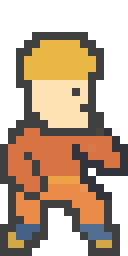
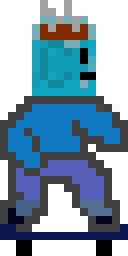
Two versions of the same layered image (128 × 256). Layer-by-layer changes:
removed layer "Layer 4" over [0, 24, 128, 256]
removed layer "Background" over [0, 0, 128, 256]
added layer "player_b2_rightmovement" above "player_b1_rightmovement" over [0, 0, 128, 256]
added layer "player_b1_rightmovement" above "player_b0_rightmovement" over [0, 0, 128, 256]
added layer "player_b0_rightmovement" above "player_a2_rightmovement" over [0, 0, 128, 256]
added layer "player_a2_rightmovement" above "player_a1_rightmovement" over [0, 0, 128, 256]
added layer "player_a1_rightmovement" above "player_a0_rightmovement" over [0, 0, 128, 256]
added layer "player_a0_rightmovement" over [0, 0, 128, 256]
